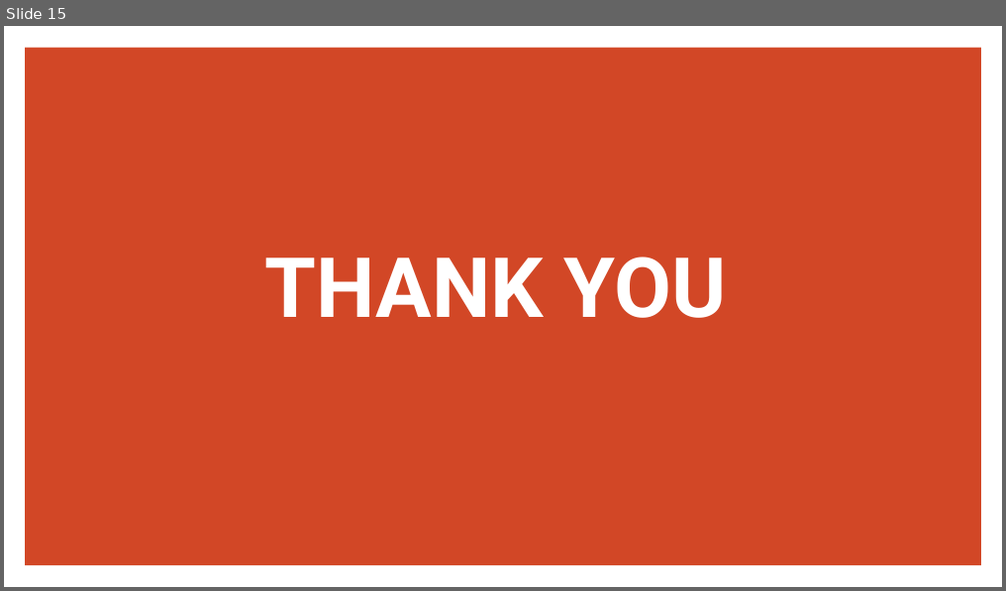
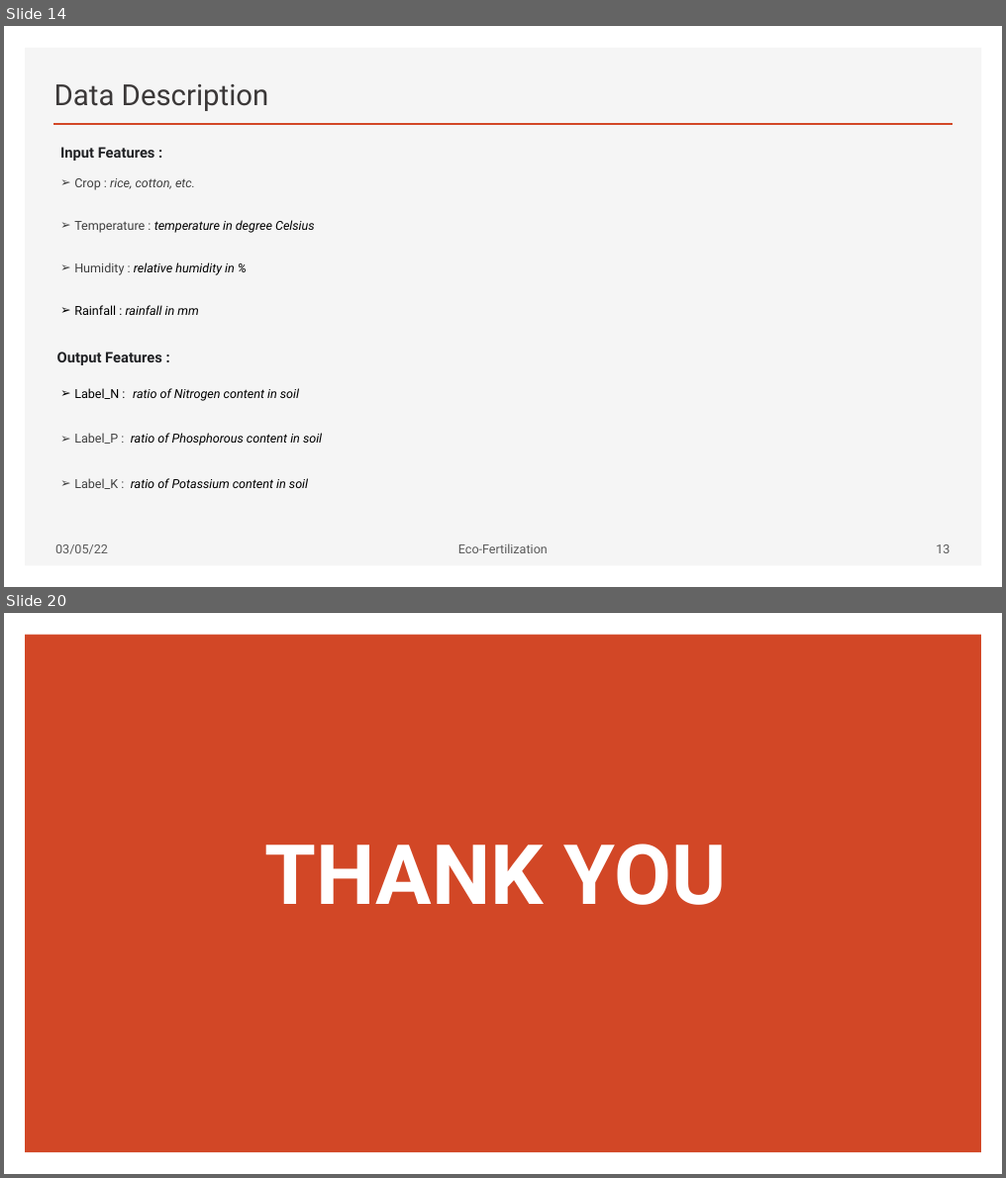
Before and after one commit to Gekko12/Eco-fertilization, a slide deck: EcoFertilization.pptx. Shown one above the other, each under a label of ours: slide 15 before the commit, slides 14 and 20 after it; the slides between them are not shown. The pictures are 1006x591 and 1006x1178 pixels, drawn with LibreOffice and Linux fonts; fonts in the diff are those of the drawing. Boxes give left, top, right and bottom in pixels: in the first picture for what was removed or moved away, otherwise in the second. Text is boxed around its words. In the diff, an @@ line names an element or a change of style, - is before the commit and + after.

```diff
--- a/EcoFertilization.pptx
+++ b/EcoFertilization.pptx
@@ slide 14 added at (4, 26, 1002, 587), background #FFFFFF @@
@@ rectangle added at (25, 48, 982, 567), fill #F5F5F5 @@
@@ title added at (54, 84, 269, 111), 28 pt, text #3B3838 @@
+Data Description
@@ line added from (54, 124) to (952, 124), #D24726 2 pt @@
@@ text added at (60, 147, 155, 161), 14 pt, text #202124, bold @@
+Input Features :
@@ text added at (74, 178, 315, 315), 12 pt, text #000000, italic @@
+➢ Crop : rice, cotton, etc.
+➢ Temperature : temperature in degree Celsius
+➢ Humidity : relative humidity in %
+➢ Rainfall : rainfall in mm
@@ text added at (57, 352, 162, 366), 14 pt, text #202124, bold @@
+Output Features :
@@ text added at (74, 388, 322, 489), 12 pt, text #000000, italic @@
+➢ Label_N : ratio of Nitrogen content in soil
+➢ Label_P : ratio of Phosphorous content in soil
+➢ Label_K : ratio of Potassium content in soil
@@ text added at (55, 545, 108, 555), 12 pt, text #595959 @@
+03/05/22
@@ text added at (458, 544, 548, 554), 12 pt, text #595959 @@
+Eco-Fertilization
@@ page number added at (936, 545, 949, 554), 12 pt, text #595959 @@
+13
@@ what was slide 15 is now slide 20 @@
```
Also in this commit, not shown: 11 slides changed, 7 other slides added, 3 slides removed, 12 other files.
